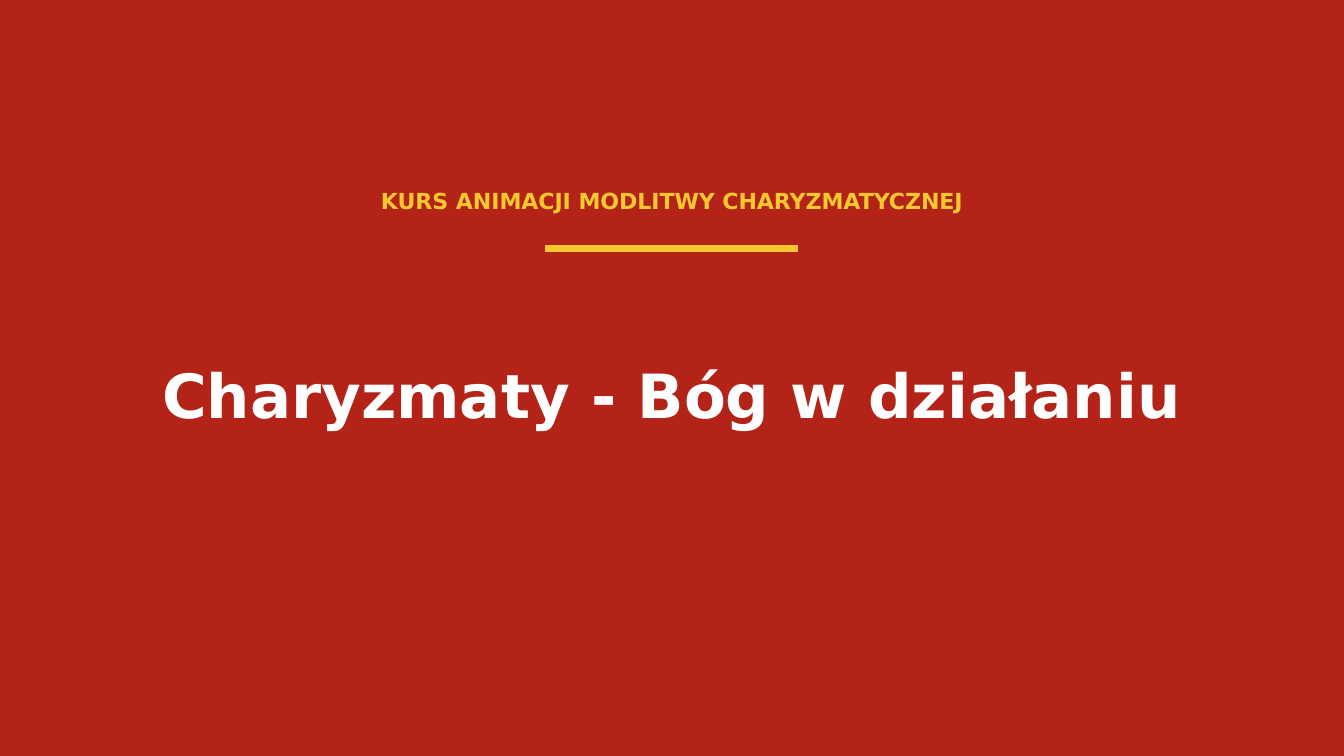
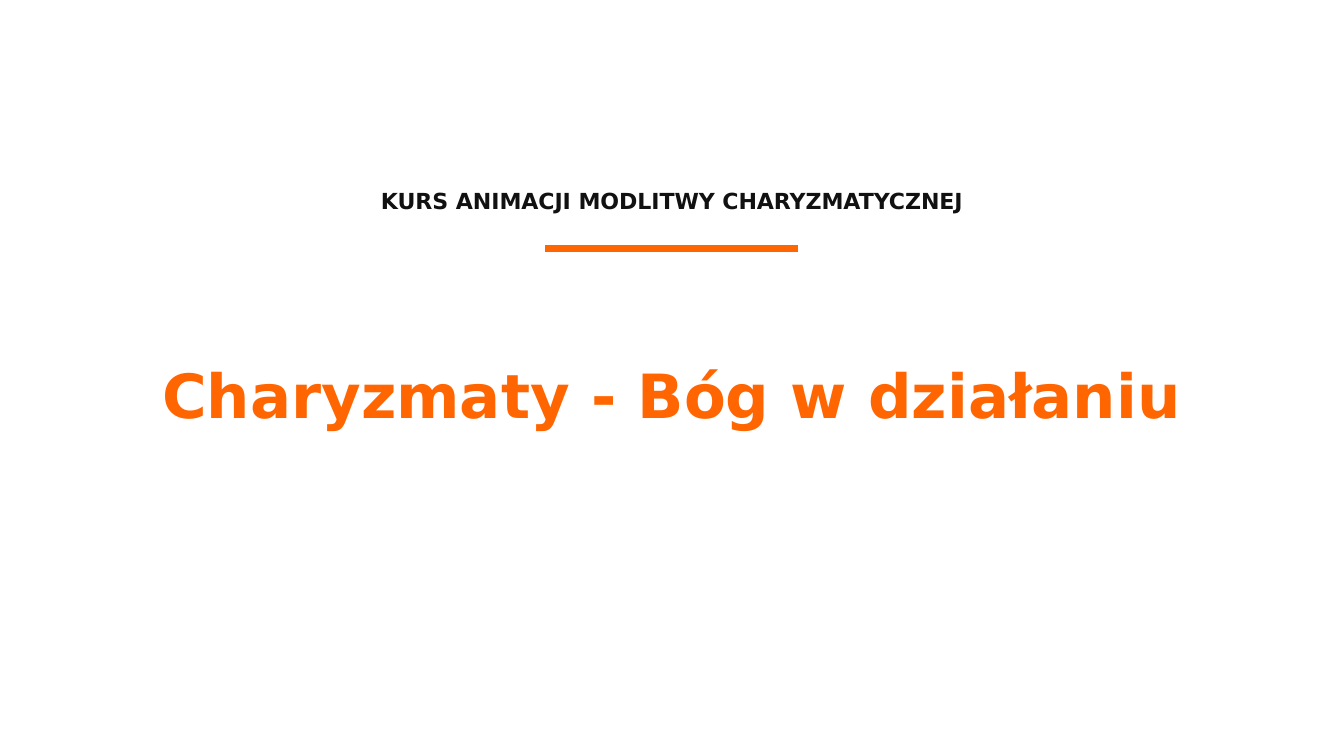
Before and after one commit to folkien/teachings, a slide deck: slide 1 of issue_kurs_kamch_lubecko/5.charyzmaty/dyrektorium_2017_charyzmaty_prezentacja.pptx. Drawn at 1344x756 pixels with LibreOffice and Linux fonts; fonts in the diff are those of the drawing. Boxes give left, top, right and bottom in pixels: in the first picture for what was removed or moved away, otherwise in the second. Text is boxed around its words. In the diff, an @@ line names an element or a change of style, - is before the commit and + after.

```diff
--- a/issue_kurs_kamch_lubecko/5.charyzmaty/dyrektorium_2017_charyzmaty_prezentacja.pptx
+++ b/issue_kurs_kamch_lubecko/5.charyzmaty/dyrektorium_2017_charyzmaty_prezentacja.pptx
@@ background #B42318 to #FFFFFF @@
@@ text "KURS ANIMACJI MODLITWY CHARYZMATYCZNEJ" at [381, 192, 962, 214]: text colour #F6C82F to #111111 @@
@@ rectangle at [546, 246, 799, 252]: fill #F6C82F to #FF6500; outline #F6C82F 0 pt to #FF6500 0 pt @@
@@ text "Charyzmaty - Bóg w działaniu" at [162, 369, 1180, 431]: text colour #FFFFFF to #FF6500 @@
```
Also in this commit, not shown: 5 other slides changed, 13 other files.
